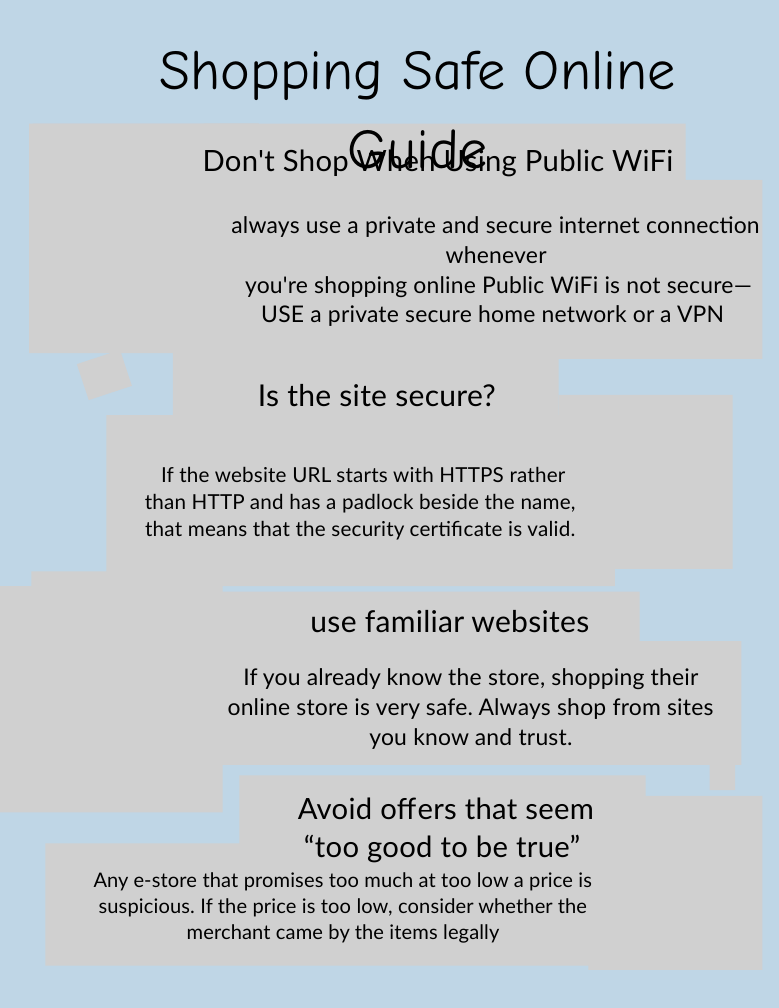
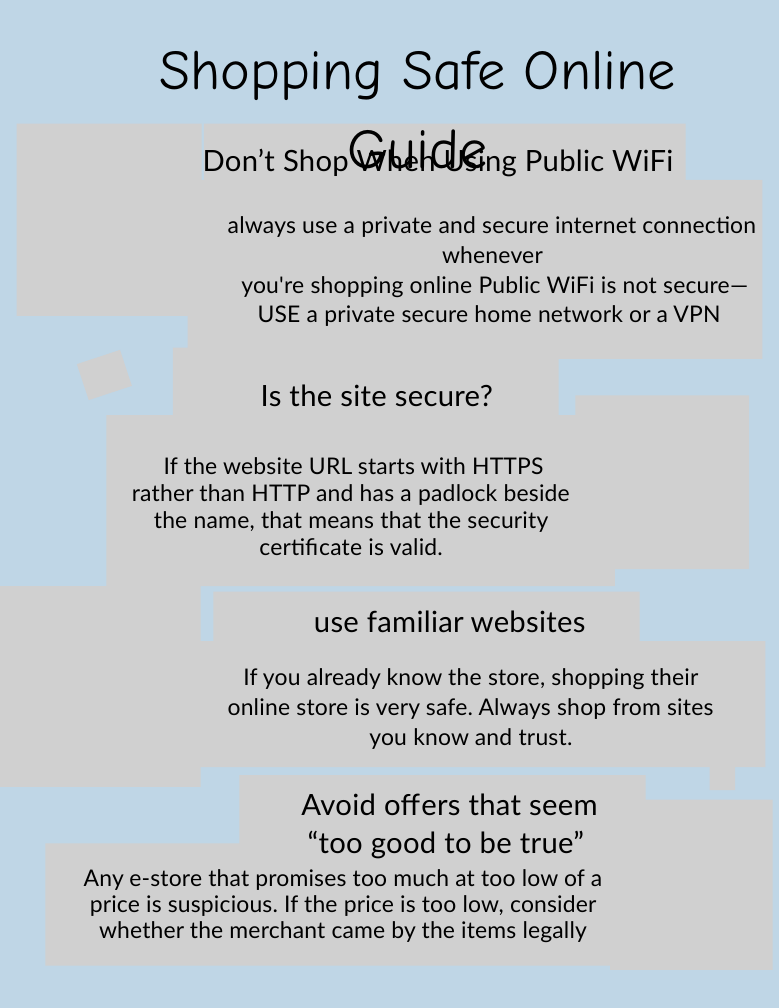
Before and after one commit to jessi910/JS-Shopping-Safe-Online-PowerPoint-Guide-Cybersecurity-, a slide deck: slide 2 of Shopping_Safe_Online_Guide.pptx. Drawn at 779x1008 pixels with LibreOffice and Linux fonts; fonts in the diff are those of the drawing; grey boxes stand for pictures. Boxes give left, top, right and bottom in pixels: in the first picture for what was removed or moved away, otherwise in the second. Text is boxed around its words. In the diff, an @@ line names an element or a change of style, - is before the commit and + after.

```diff
--- a/Shopping_Safe_Online_Guide.pptx
+++ b/Shopping_Safe_Online_Guide.pptx
@@ picture: place and size @@
-picture at (32, 124, 258, 350)
+picture at (16, 124, 202, 316)
@@ picture: place and size @@
-picture at (29, 124, 258, 353)
+picture at (19, 137, 190, 308)
@@ text at (203, 146, 673, 177): text changed @@
-Don't Shop When Using Public WiFi
+Don’t Shop When Using Public WiFi
@@ picture: place and size @@
-picture at (230, 180, 763, 358)
+picture at (188, 180, 763, 358)
@@ text "always use a private and ...": place and size @@
-text "always use a private and ..." at (231, 216, 760, 326)
+text "always use a private and ..." at (228, 216, 756, 326)
@@ picture: place and size @@
-picture at (173, 347, 559, 466)
+picture at (173, 347, 559, 449)
@@ text "Is the site secure?" at (261, 384, 493, 407): size 23.6 to 23 pt @@
@@ picture: place and size @@
-picture at (559, 395, 733, 569)
+picture at (576, 395, 750, 569)
@@ picture: place and size @@
-picture at (565, 424, 721, 521)
+picture at (584, 420, 740, 517)
@@ text "If the website URL starts ...": place and size @@
-text "If the website URL starts ..." at (145, 466, 576, 540)
+text "If the website URL starts ..." at (132, 457, 570, 555)
@@ text "If the website URL starts ..." at (132, 457, 570, 555): size 16.2 to 18 pt @@
@@ picture: place and size @@
-picture at (0, 587, 223, 813)
+picture at (0, 587, 201, 787)
@@ picture: place and size @@
-picture at (31, 572, 188, 773)
+picture at (19, 599, 170, 765)
@@ text "use familiar websites" at (314, 610, 586, 633): size 23.6 to 23 pt @@
@@ picture: place and size @@
-picture at (159, 642, 741, 765)
+picture at (187, 642, 765, 767)
@@ picture: place and size @@
-picture at (239, 775, 645, 901)
+picture at (239, 775, 645, 887)
@@ text "Avoid offers that seem “too ...": place and size @@
-text "Avoid offers that seem “too ..." at (298, 797, 594, 863)
+text "Avoid offers that seem “too ..." at (301, 793, 598, 859)
@@ picture: place and size @@
-picture at (588, 796, 763, 971)
+picture at (610, 800, 773, 971)
@@ text at (84, 869, 602, 942): text changed; size 15.8 to 18 pt @@
-Any e-store that promises too much at too low a price is suspicious. If the price is too low, consider whether the merchant came by the items legally
+Any e-store that promises too much at too low of a price is suspicious. If the price is too low, consider whether the merchant came by the items legally
```
Also in this commit, not shown: 2 other slides changed.
